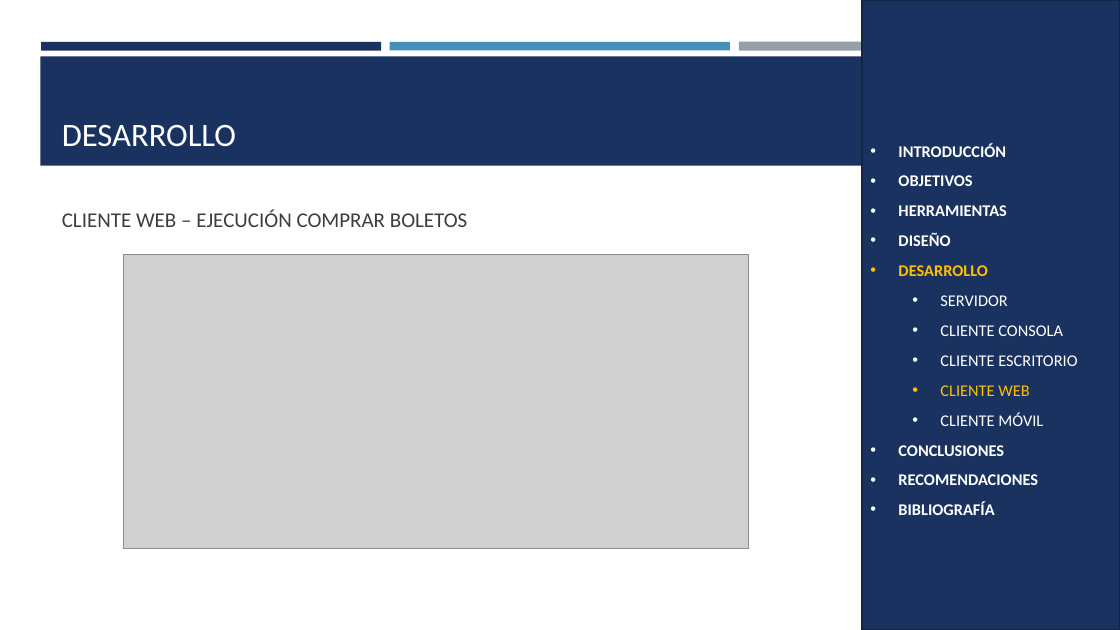
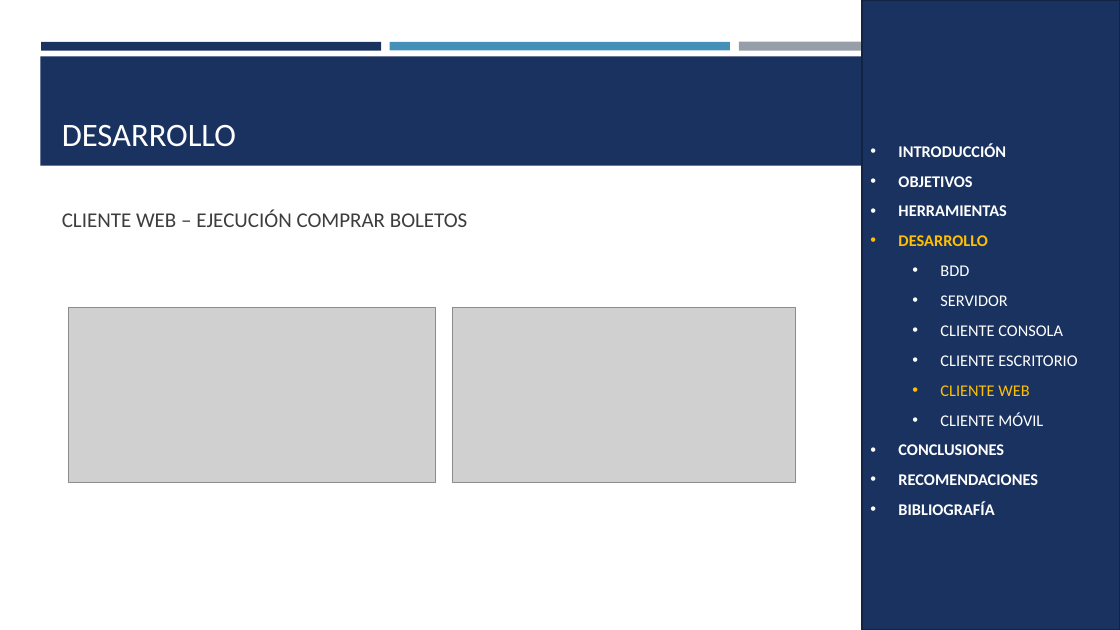
Before and after one commit to SDDrouet/Viajecito_Java_Restful, a slide deck: slide 34 of 04. DOCUMENTACIÓN/VIAJECITO_REST_JAVA_PRESENTACIÓN_GR03.pptx (slide 31 before the commit). Drawn at 1120x630 pixels with LibreOffice and Linux fonts; fonts in the diff are those of the drawing; grey boxes stand for pictures. Boxes give left, top, right and bottom in pixels: in the first picture for what was removed or moved away, otherwise in the second. Text is boxed around its words. In the diff, an @@ line names an element or a change of style, - is before the commit and + after.

```diff
--- a/04. DOCUMENTACIÓN/VIAJECITO_REST_JAVA_PRESENTACIÓN_GR03.pptx
+++ b/04. DOCUMENTACIÓN/VIAJECITO_REST_JAVA_PRESENTACIÓN_GR03.pptx
@@ rectangle "INTRODUCCIÓN" at box(862, 0, 1120, 630): outline #132547 1.75 pt to #122446 1.75 pt @@
@@ text in rectangle at box(898, 233, 950, 246): paragraph removed @@
-• DISEÑO
@@ picture removed at box(124, 255, 749, 549) @@
@@ text in rectangle at box(940, 265, 969, 276): paragraph added @@
+  • BDD
@@ picture added at box(68, 308, 435, 481) @@
@@ picture added at box(453, 308, 797, 481) @@
```
Also in this commit, not shown: 38 other slides changed, 8 slides added, 18 other files.
